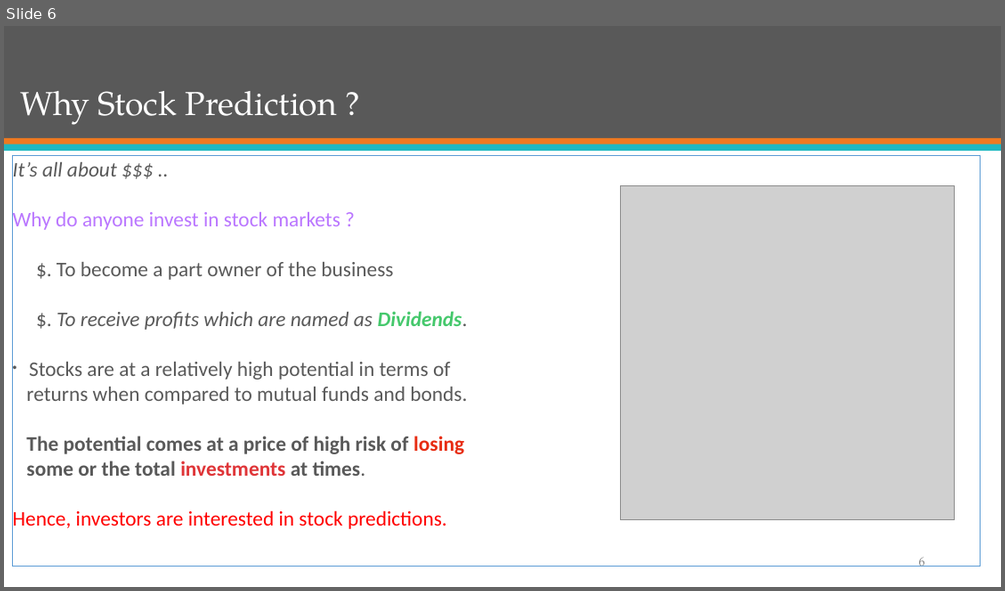
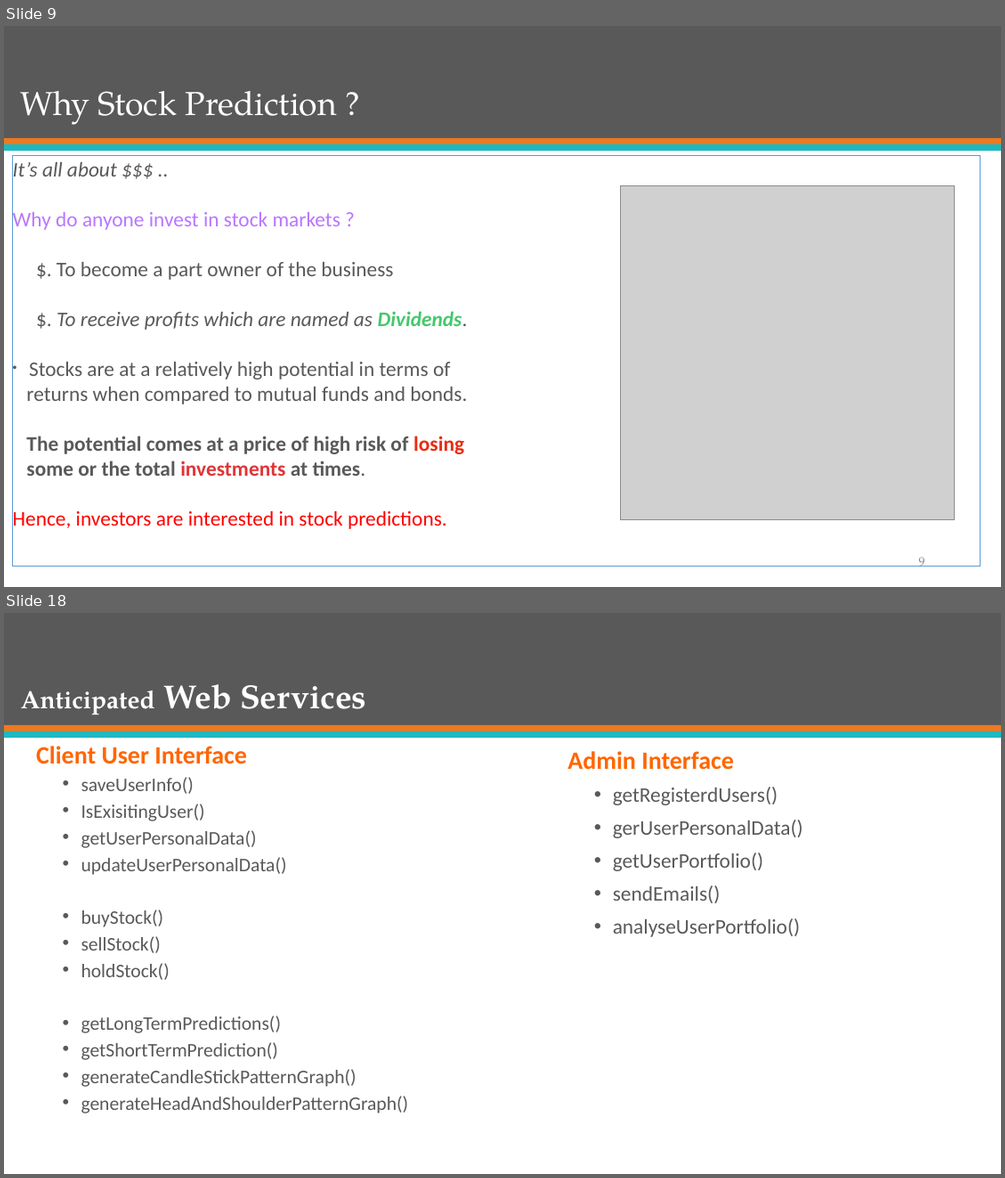
Before and after one commit to mJaiswal/Stock-Market-Prediction-Project, a slide deck: All Documentation/Presentations/Group 13 - ECE 568 - Final Project Preliminary Presentation.pptx. Shown one above the other, each under a label of ours: slide 6 before the commit, slides 9 and 18 after it; the slides between them are not shown. The pictures are 1005x591 and 1005x1178 pixels, drawn with LibreOffice and Linux fonts; fonts in the diff are those of the drawing; grey boxes stand for pictures. Boxes give left, top, right and bottom in pixels: in the first picture for what was removed or moved away, otherwise in the second. Text is boxed around its words. In the diff, an @@ line names an element or a change of style, - is before the commit and + after.

```diff
--- a/All Documentation/Presentations/Group 13 - ECE 568 - Final Project Preliminary Presentation.pptx
+++ b/All Documentation/Presentations/Group 13 - ECE 568 - Final Project Preliminary Presentation.pptx
@@ slide 18 added at box(4, 613, 1001, 1174), background #FFFFFF; not listed: 3 template elements that a slide beside it also shows @@
@@ title added at box(21, 684, 366, 714), 24 pt, text #FFFFFF, bold @@
+Anticipated Web Services
@@ text added at box(36, 746, 409, 1113), 18.5 pt, text #595959 @@
+Client User Interface
+  • saveUserInfo()
+  • IsExisitingUser()
+  • getUserPersonalData()
+  • updateUserPersonalData()
+  • buyStock()
+  • sellStock()
+  • holdStock()
+  • getLongTermPredictions()
+  • getShortTermPrediction()
+  • generateCandleStickPatternGraph()
+  • generateHeadAndShoulderPatternGraph()
@@ text added at box(567, 751, 803, 937), 20 pt, text #595959 @@
+Admin Interface
+  • getRegisterdUsers()
+  • gerUserPersonalData()
+  • getUserPortfolio()
+  • sendEmails()
+  • analyseUserPortfolio()
@@ what was slide 6 is now slide 9 @@
@@ page number at box(919, 556, 925, 566): text changed @@
-6
+9
```
Also in this commit, not shown: 9 slides changed, 10 other slides added, 2 slides removed, 1 other file.
